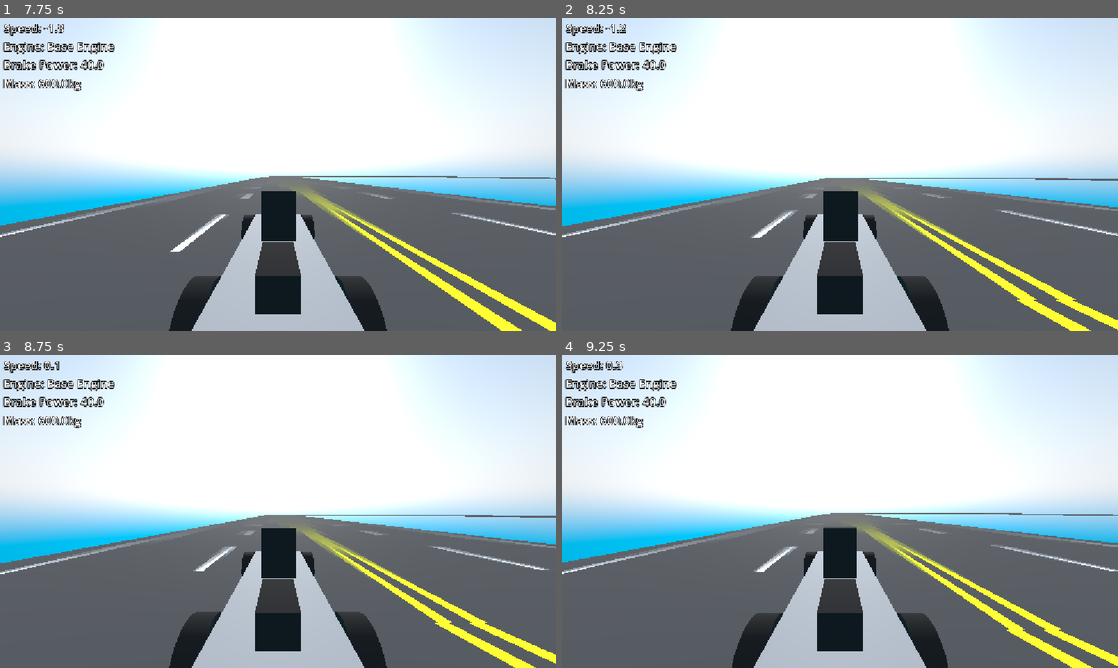
Above: before the commit, frames 1-4 (two rows, left to right).
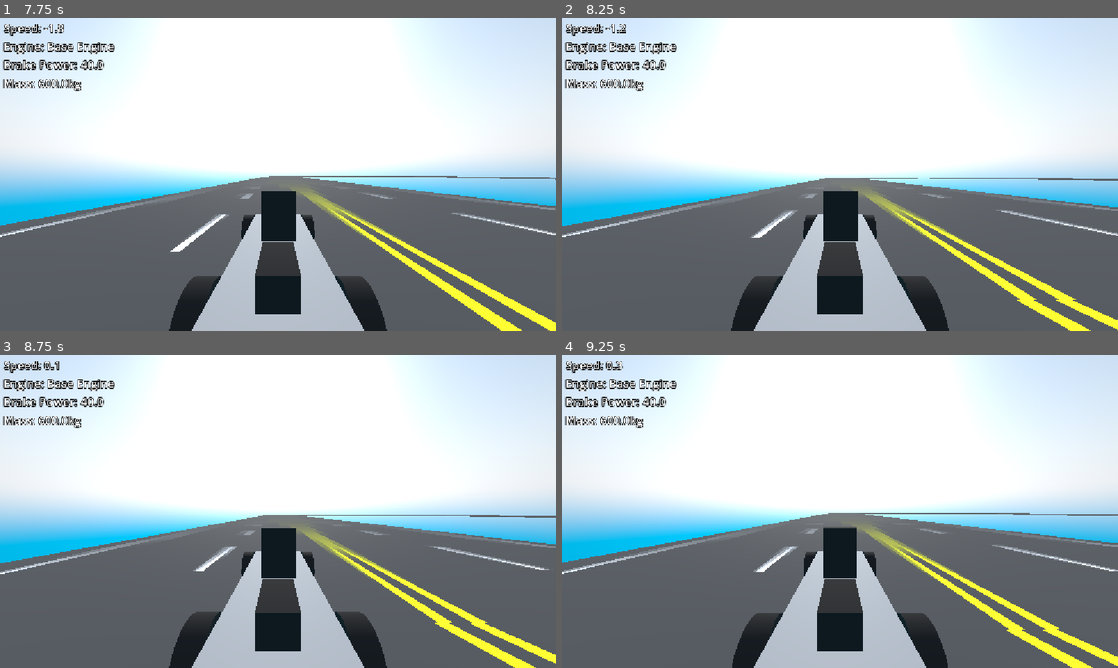
Above: after the commit, the same moments.

Repository: bladeclickers/craft_any_vehicle
Game: Godot game, scene res://scenes/start.tscn
Same seed, same stepped clock (60 frames per second), same inputs: the game is played once before the commit and once after it. Sound files missing from this copy of the repository are replaced by a short silence.
Inputs (mouse positions are in pixels of both pictures, inside the frame that each line leads up to):
- Up to frame 1 (7.75 s): click "Play" at 0.5 s; click "Play" at 1.25 s; tap Enter at 2 s; move the mouse to (400, 158) at 2.02 s; hold A (a) 2.03-2.75 s; click (400, 158) at 2.17 s; tap S (s) at 2.3, 3.8 s; drag from (166, 190) to (250, 237) at 2.77 s; move the mouse to (333, 105) at 3.52 s; hold A (a) 3.53-4.25 s; click (333, 105) at 3.67 s; drag from (250, 237) to (111, 127) at 4.27 s; move the mouse to (444, 221) at 5.02 s; hold S (s) 5.03-5.75 s; tap X (clear) at 5.1 s; click (444, 221) at 5.17 s; drag from (111, 127) to (194, 96) at 5.77 s; move the mouse to (305, 174) at 6.52 s; hold S (s) 6.53-7.25 s; click (305, 174) at 6.67 s; drag from (194, 96) to (166, 190) at 7.27 s
- Up to frame 2 (8.25 s): move the mouse to (962, 158) at 8.02 s; hold W (w) from 8.03 s (still down); click (962, 158) at 8.17 s
- Up to frame 3 (8.75 s): keep holding W (w); tap S (s) at 8.3 s
- Up to frame 4 (9.25 s): release W (w) at 8.75 s; drag from (728, 527) to (812, 574) at 8.77 s

Frame 1 is identical in both runs. In frame 2, less than 0.1% of the frame differs, in the area x 1-99%, y 51-100%; in frame 3, less than 0.1%, in the area x 0-100%, y 51-99%; in frame 4, less than 0.1%.

Commit message:
add banked turn

Diff:
--- a/scenes/track.tscn
+++ b/scenes/track.tscn
@@ -111,7 +111,7 @@
 next_pt_init = NodePath("../RP_007")
 
 [node name="RP_007" type="Node3D" parent="RoadManager/Road_001" unique_id=1641595930]
-transform = Transform3D(0.0030768812, 0, 0.99999535, 0, 1, 0, -0.99999535, 0, 0.0030768812, -63.40705, 0, -99.95321)
+transform = Transform3D(0.0030768812, 0, 0.99999535, 0.99957436, -0.029013336, -0.0030755857, 0.029013187, 0.99957895, -8.927053e-05, -63.40705, 0, -99.95321)
 script = ExtResource("6_lb5ol")
 traffic_dir = Array[int]([2, 2, 1, 1])
 lanes = Array[int]([2, 4, 4, 2])
